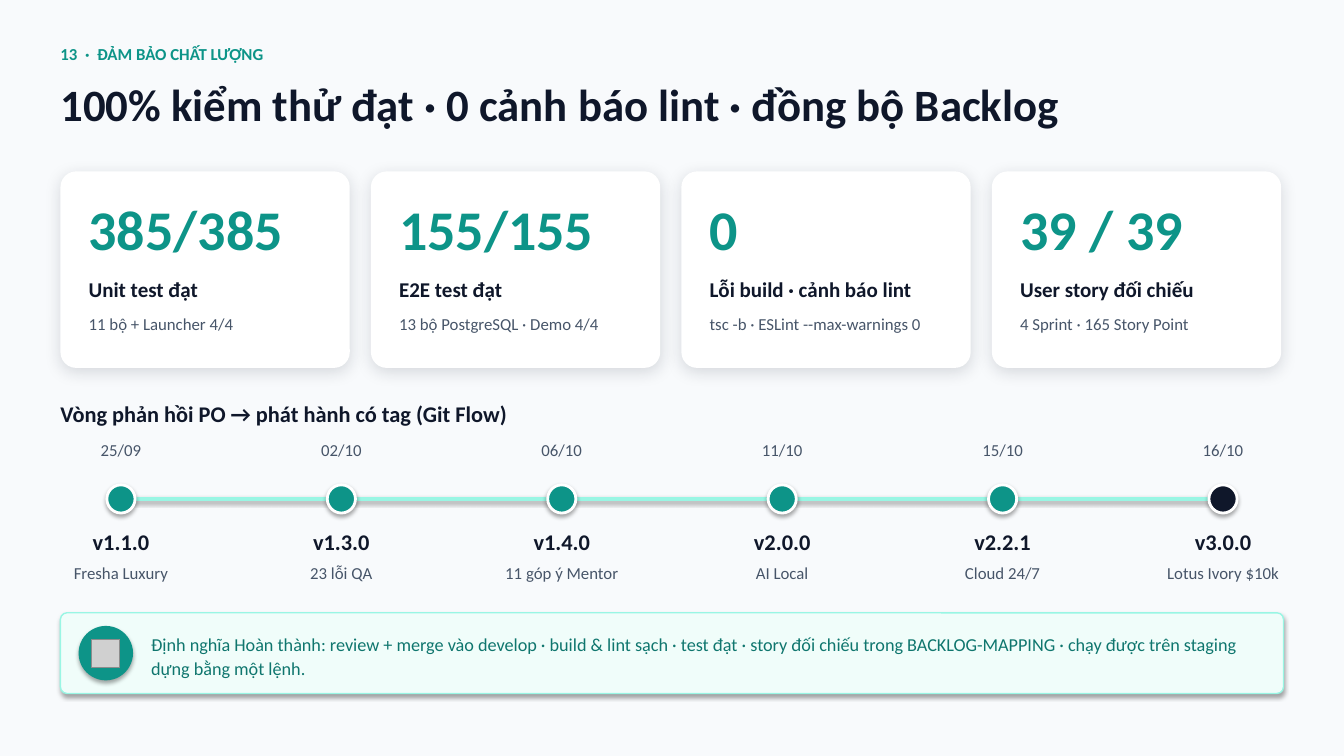
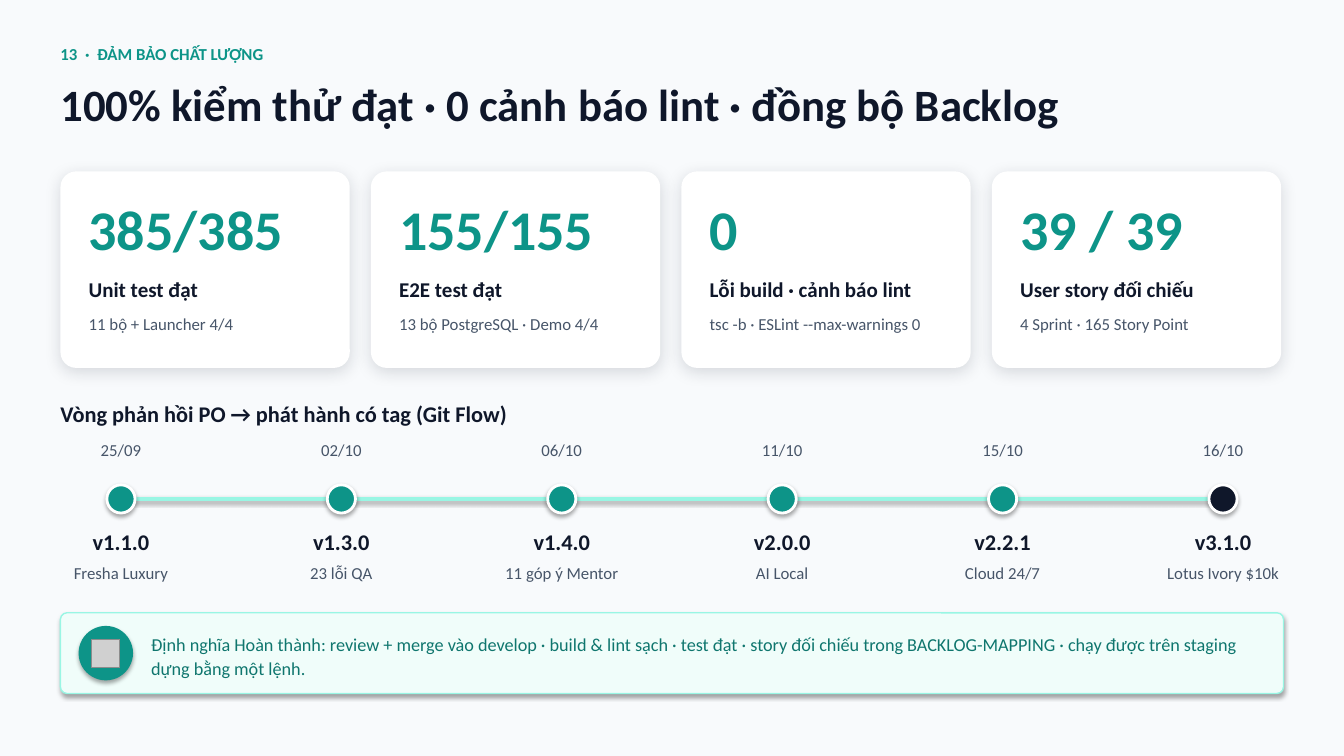
Before and after one commit to steveprovip/thucTap_HeThongDatLichSPA, a slide deck: slide 13 of docs/presentations/Slide_Bao_Cao_He_Thong_Dat_Lich_Salon_Spa.pptx. Drawn at 1344x756 pixels with LibreOffice and Linux fonts; fonts in the diff are those of the drawing; grey boxes stand for pictures. Boxes give left, top, right and bottom in pixels: in the first picture for what was removed or moved away, otherwise in the second. Text is boxed around its words. In the diff, an @@ line names an element or a change of style, - is before the commit and + after.

```diff
--- a/docs/presentations/Slide_Bao_Cao_He_Thong_Dat_Lich_Salon_Spa.pptx
+++ b/docs/presentations/Slide_Bao_Cao_He_Thong_Dat_Lich_Salon_Spa.pptx
@@ text at [1195, 535, 1251, 550]: text changed @@
-v3.0.0
+v3.1.0
```
Also in this commit, not shown: 7 other files.
